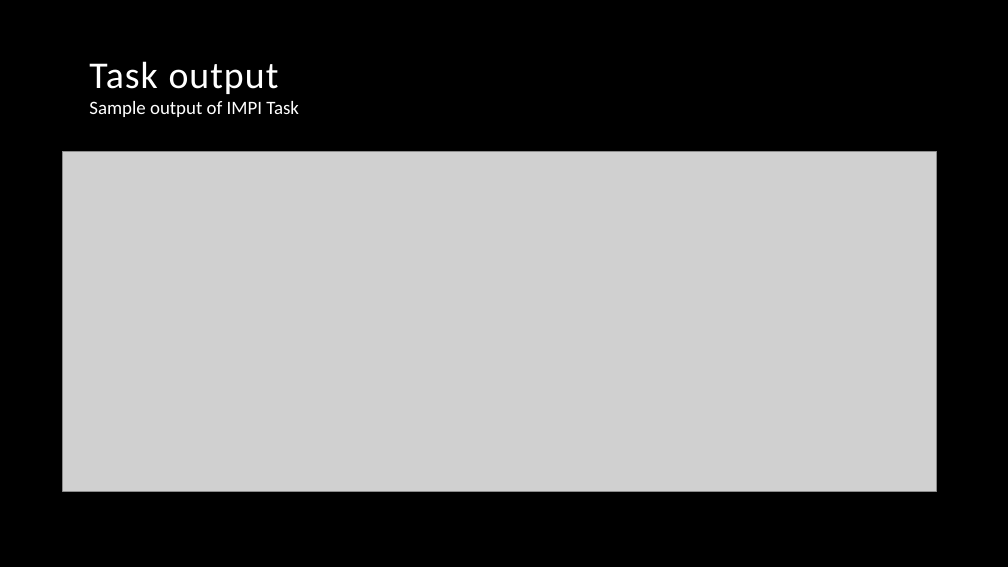
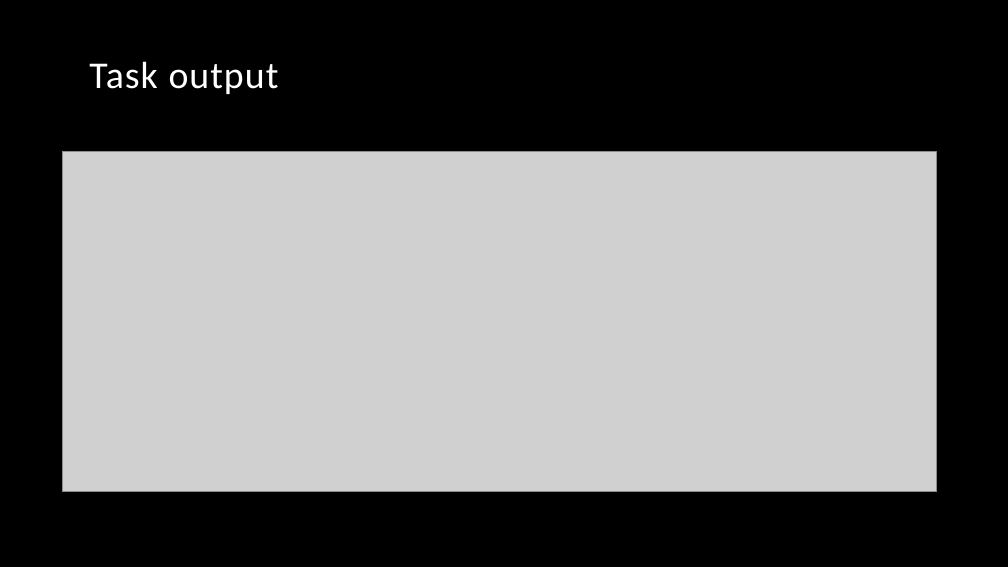
Before and after one commit to vincentpaul12/SkyLab-Files, a slide deck: slide 15 of pcsc_skylab.pptx (slide 16 before the commit). Drawn at 1008x567 pixels with LibreOffice and Linux fonts; fonts in the diff are those of the drawing; grey boxes stand for pictures; background and template pictures are left out. Boxes give left, top, right and bottom in pixels: in the first picture for what was removed or moved away, otherwise in the second. Text is boxed around its words. In the diff, an @@ line names an element or a change of style, - is before the commit and + after.

```diff
--- a/pcsc_skylab.pptx
+++ b/pcsc_skylab.pptx
@@ text removed at bbox=[89, 101, 299, 117] @@
-Sample output of IMPI Task
```
Also in this commit, not shown: 10 other slides changed, 1 slide added, 2 slides removed.
